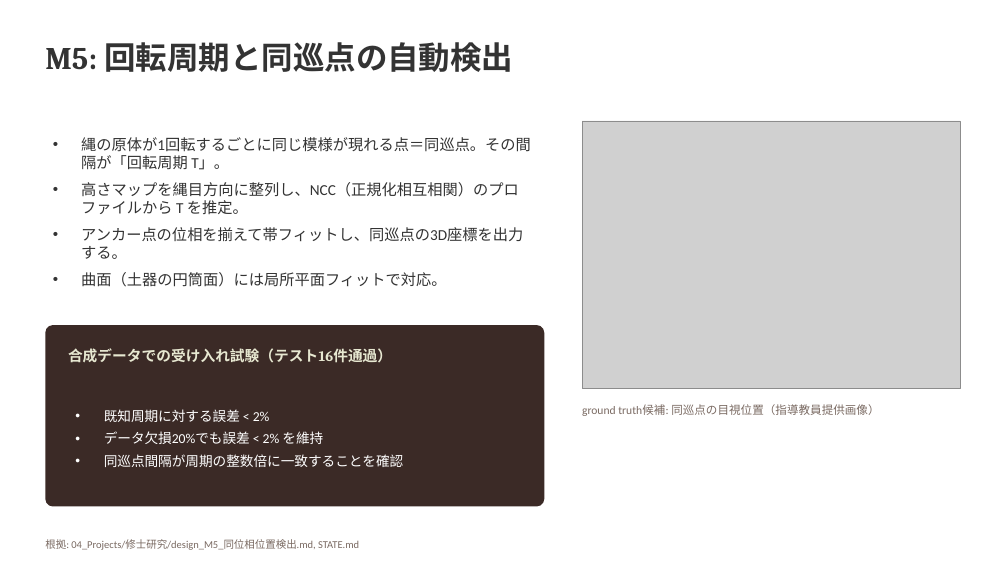
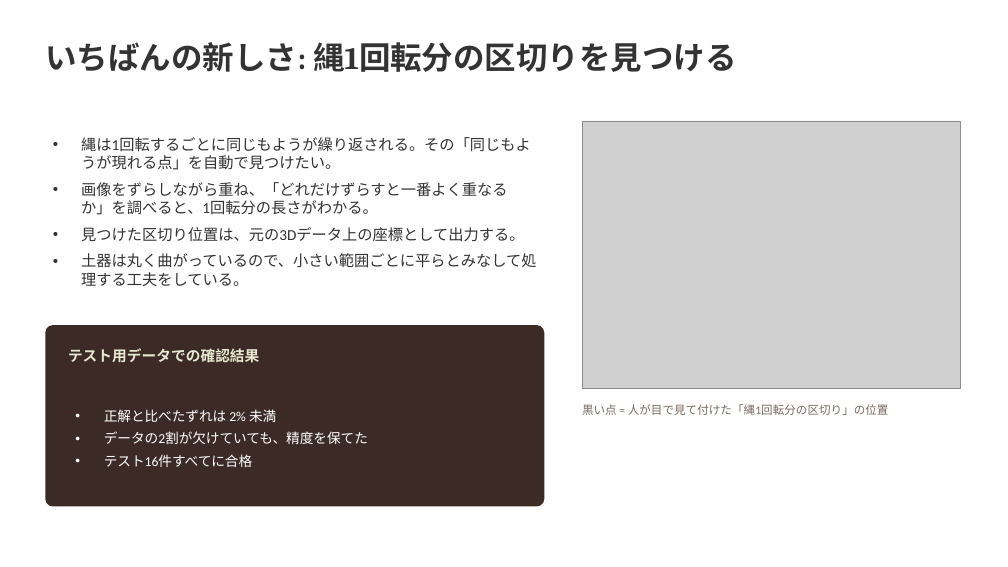
Before and after one commit to Ryusan09/MultivariatAanalysis, a slide deck: slide 4 of 13/第13回発表_修士研究と大規模計算.pptx. Drawn at 1008x567 pixels with LibreOffice and Linux fonts; fonts in the diff are those of the drawing; grey boxes stand for pictures. Boxes give left, top, right and bottom in pixels: in the first picture for what was removed or moved away, otherwise in the second. Text is boxed around its words. In the diff, an @@ line names an element or a change of style, - is before the commit and + after.

```diff
--- a/13/第13回発表_修士研究と大規模計算.pptx
+++ b/13/第13回発表_修士研究と大規模計算.pptx
@@ text at <box>45,42,737,72</box>: text changed @@
-M5: 回転周期と同巡点の自動検出
+いちばんの新しさ: 縄1回転分の区切りを見つける
@@ text at <box>81,137,537,286</box>: text changed @@
-• 縄の原体が1回転するごとに同じ模様が現れる点＝同巡点。その間隔が「回転周期 T」。
-• 高さマップを縄目方向に整列し、NCC（正規化相互相関）のプロファイルから T を推定。
-• アンカー点の位相を揃えて帯フィットし、同巡点の3D座標を出力する。
-• 曲面（土器の円筒面）には局所平面フィットで対応。
+• 縄は1回転するごとに同じもようが繰り返される。その「同じもようが現れる点」を自動で見つけたい。
+• 画像をずらしながら重ね、「どれだけずらすと一番よく重なるか」を調べると、1回転分の長さがわかる。
+• 見つけた区切り位置は、元の3Dデータ上の座標として出力する。
+• 土器は丸く曲がっているので、小さい範囲ごとに平らとみなして処理する工夫をしている。
@@ text at <box>68,348,259,363</box>: text changed @@
-合成データでの受け入れ試験（テスト16件通過）
+テスト用データでの確認結果
@@ text at <box>104,409,368,467</box>: text changed @@
-• 既知周期に対する誤差 < 2%
-• データ欠損20%でも誤差 < 2% を維持
-• 同巡点間隔が周期の整数倍に一致することを確認
+• 正解と比べたずれは 2% 未満
+• データの2割が欠けていても、精度を保てた
+• テスト16件すべてに合格
@@ text at <box>582,404,889,415</box>: text changed @@
-ground truth候補: 同巡点の目視位置（指導教員提供画像）
+黒い点 = 人が目で見て付けた「縄1回転分の区切り」の位置
@@ text removed at <box>45,539,359,550</box> @@
-根拠: 04_Projects/修士研究/design_M5_同位相位置検出.md, STATE.md
```
Also in this commit, not shown: 7 other slides changed, 2 slides added, 2 slides removed, 1 other file.
